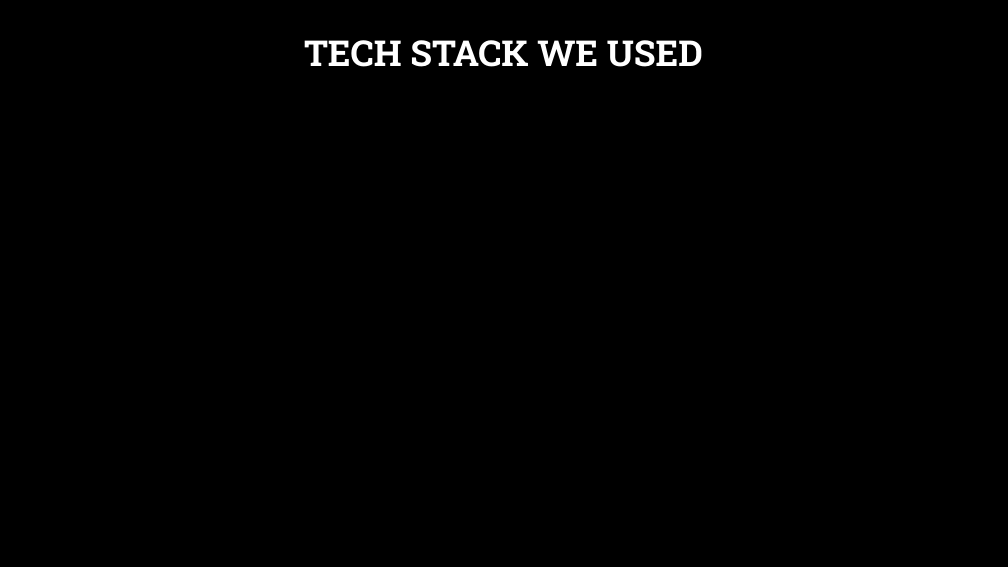
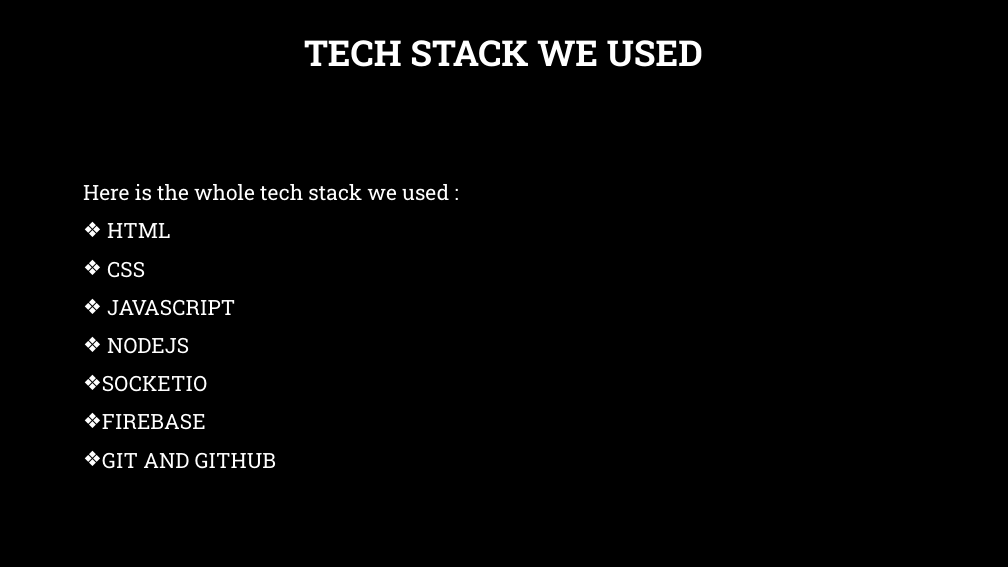
Before and after one commit to abhi-824/Projects-and-Reports-College-, a slide deck: slide 6 of GAME OF CODES.pptx. Drawn at 1008x567 pixels with LibreOffice and Linux fonts; fonts in the diff are those of the drawing; background and template pictures are left out. Boxes give left, top, right and bottom in pixels: in the first picture for what was removed or moved away, otherwise in the second. Text is boxed around its words. In the diff, an @@ line names an element or a change of style, - is before the commit and + after.

```diff
--- a/GAME OF CODES.pptx
+++ b/GAME OF CODES.pptx
@@ text added at [83, 184, 449, 469], 20 pt, text #FFFFFF @@
+Here is the whole tech stack we used :
+❖ HTML
+❖ CSS
+❖ JAVASCRIPT
+❖ NODEJS
+❖ SOCKETIO
+❖ FIREBASE
+❖ GIT AND GITHUB
```
Also in this commit, not shown: 5 other slides changed, 1 slide added, 1 slide removed.
